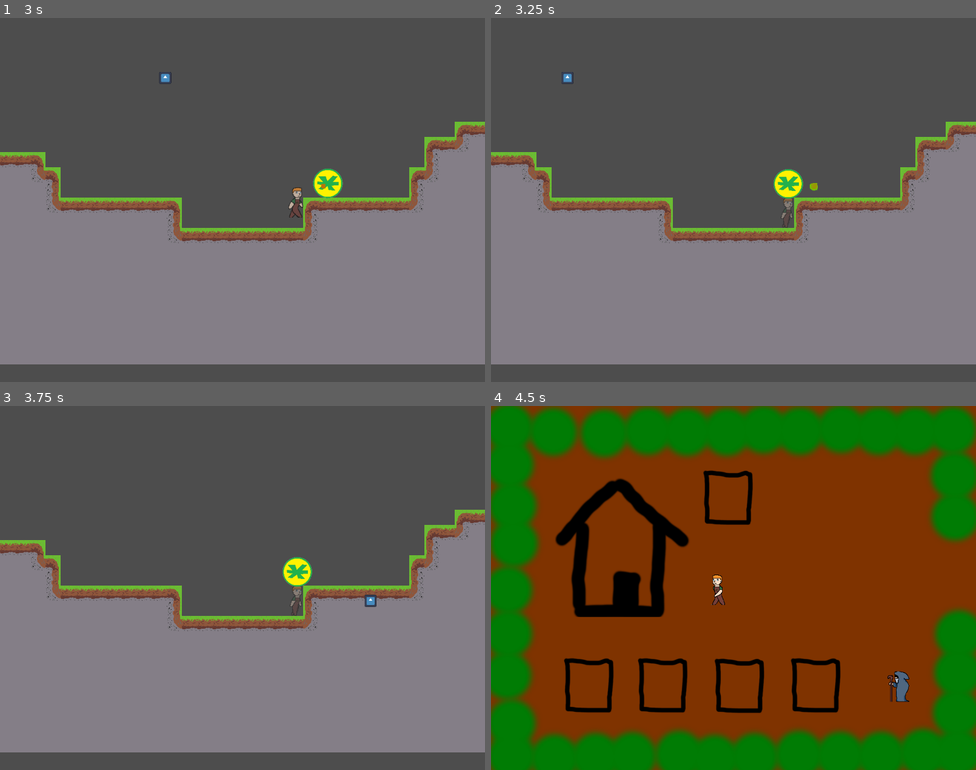
Above: before the commit, frames 1-4 (two rows, left to right).
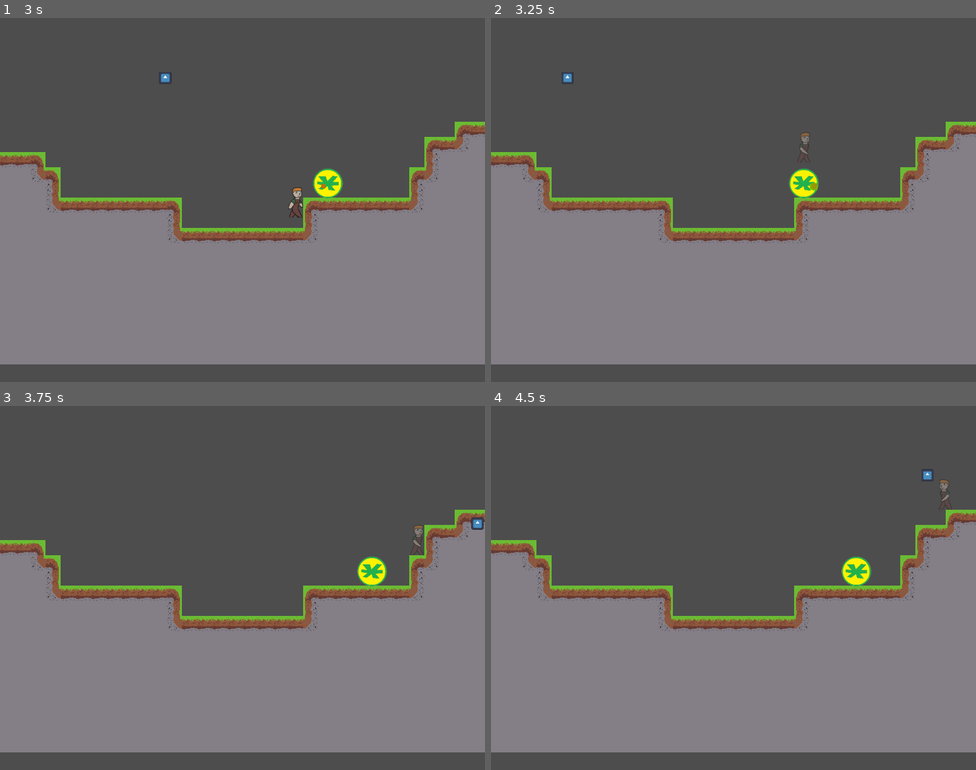
Above: after the commit, the same moments.

Repository: zac112/HeroFarmer
Game: Godot game, scene res://Assets/Platform/level_test.tscn
Two runs of this game, one before a commit and one after it. Both use one fixed random seed, a clock stepped at 60 frames per second and the inputs below. This scene is started directly instead of the project's main scene. The engine's default icon, where the game draws it, is replaced by a stand-in: a white triangle on a blue panel in a dark square.
Inputs:
- Up to frame 1 (3 s): hold Space (Farm_action) 0.53-1.28 s; hold D (Farm_right) 0.53-2.03 s; tap W (Farm_up) at 0.77, 1.52 s; tap Space (Farm_action) at 1.35, 2.85 s; hold A (Farm_left) 2.03-2.78 s; hold Space (Farm_action) 2.03-2.78 s; hold D (Farm_right) from 2.78 s (still down)
- Up to frame 2 (3.25 s): keep holding D (Farm_right); tap W (Farm_up) at 3.02 s
- Up to frame 3 (3.75 s): keep holding D (Farm_right); hold Space (Farm_action) from 3.53 s (still down)
- Up to frame 4 (4.5 s): tap W (Farm_up) at 3.77 s; release D (Farm_right) at 4.28 s; release Space (Farm_action) at 4.28 s; hold A (Farm_left) from 4.28 s (still down); tap Space (Farm_action) at 4.35 s

Frame 1 is identical in both runs. In frame 2, 0.7% of the frame differs, in the area x 58-68%, y 31-58%; in frame 3, 1.1%; in frame 4, 100%, in the area x 0-100%, y 0-100%.
Error before the commit: Cannot call method 'instantiate' on a null value. (res://Assets/Player/Platform/player_platform.gd:176)

Commit message:
Added powerup inventory

Diff:
--- /dev/null
+++ b/Assets/Inventory/powerups/powerup_inventory.gd
@@ -0,0 +1,4 @@
+extends Node
+
+var has_shoot := true
+var has_double_jump := true
--- a/Assets/Player/Platform/player_platform.gd
+++ b/Assets/Player/Platform/player_platform.gd
@@ -30,11 +30,13 @@
 
 # TODO dummy var
 var doublejump = true
+var has_double_jump = false
 
 # Get the gravity from the project settings to be synced with RigidBody nodes.
 var gravity = ProjectSettings.get_setting("physics/2d/default_gravity")
 
 func _ready():
+	has_double_jump = PowerupInventory.has_double_jump
 	muzzle_position = muzzle.position
 	current_state = State.Idle
 
@@ -103,14 +105,15 @@
 	disabled below until powerup works from inventory
 	"""
 
-	doublejump = false
 	if Input.is_action_just_pressed("Platform_jump") and is_on_floor() and !is_dead:
+		doublejump = true
 		velocity.y = JUMP_VELOCITY
 		current_state = State.Jump
 		SfxHandler.play(JUMP_SOUND, get_tree().current_scene)
-	elif Input.is_action_just_pressed("Platform_jump") and !is_on_floor() and doublejump and !is_dead:
+	elif Input.is_action_just_pressed("Platform_jump") and !is_on_floor() and doublejump and !is_dead and has_double_jump:
 		velocity.y = JUMP_VELOCITY
 		current_state = State.Jump
+		doublejump = false
 
 	var dire = Input.get_axis("Platform_left", "Platform_right")
 
--- a/project.godot
+++ b/project.godot
@@ -22,6 +22,7 @@
 FarmData="*res://Assets/Farm/FarmData.gd"
 SfxHandler="*res://Assets/Audio/SFXHandler.tscn"
 SeedInventory="*res://Assets/Inventory/seed_inventory/seed_inventory.gd"
+PowerupInventory="*res://Assets/Inventory/powerups/powerup_inventory.gd"
 
 [display]
 
